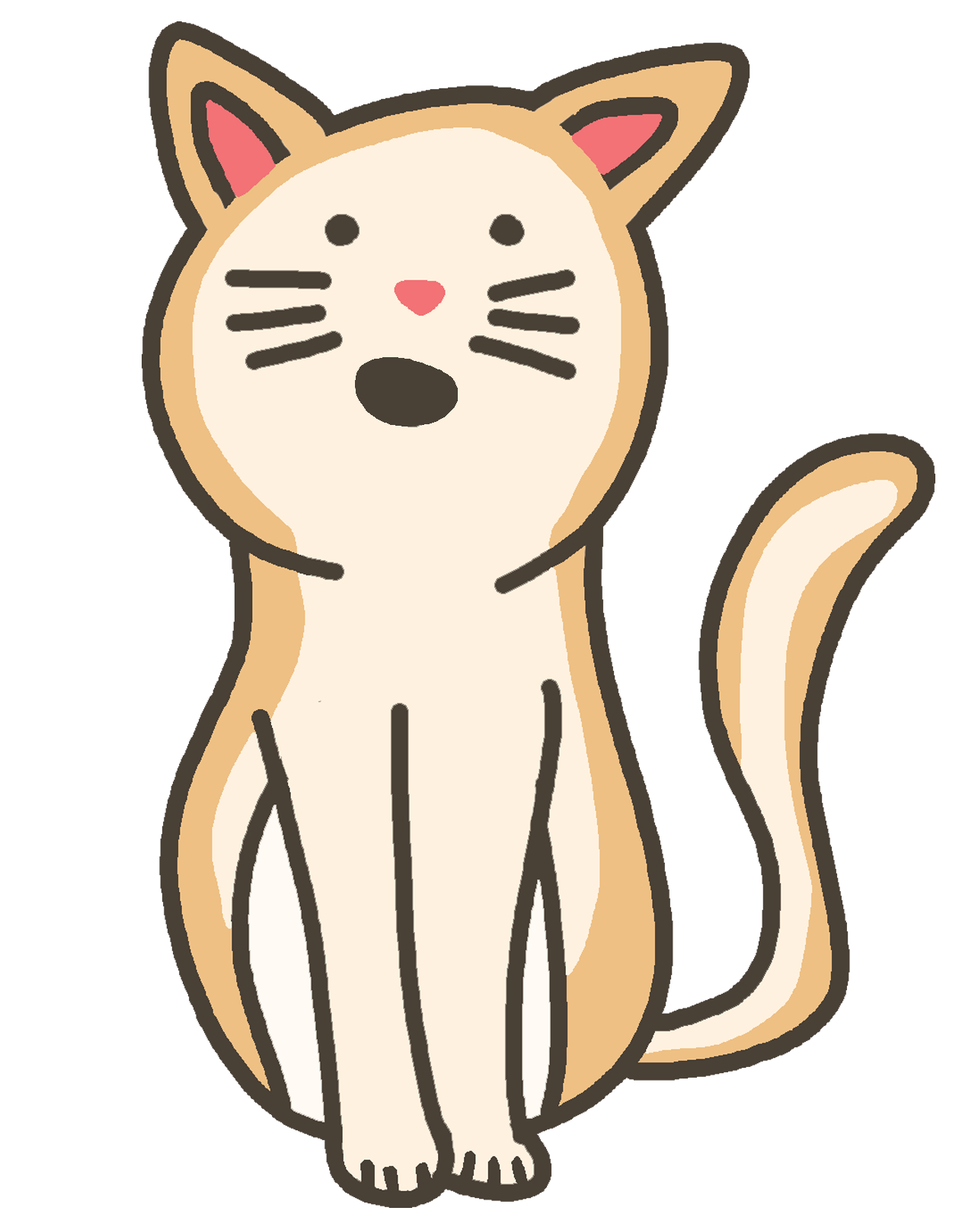
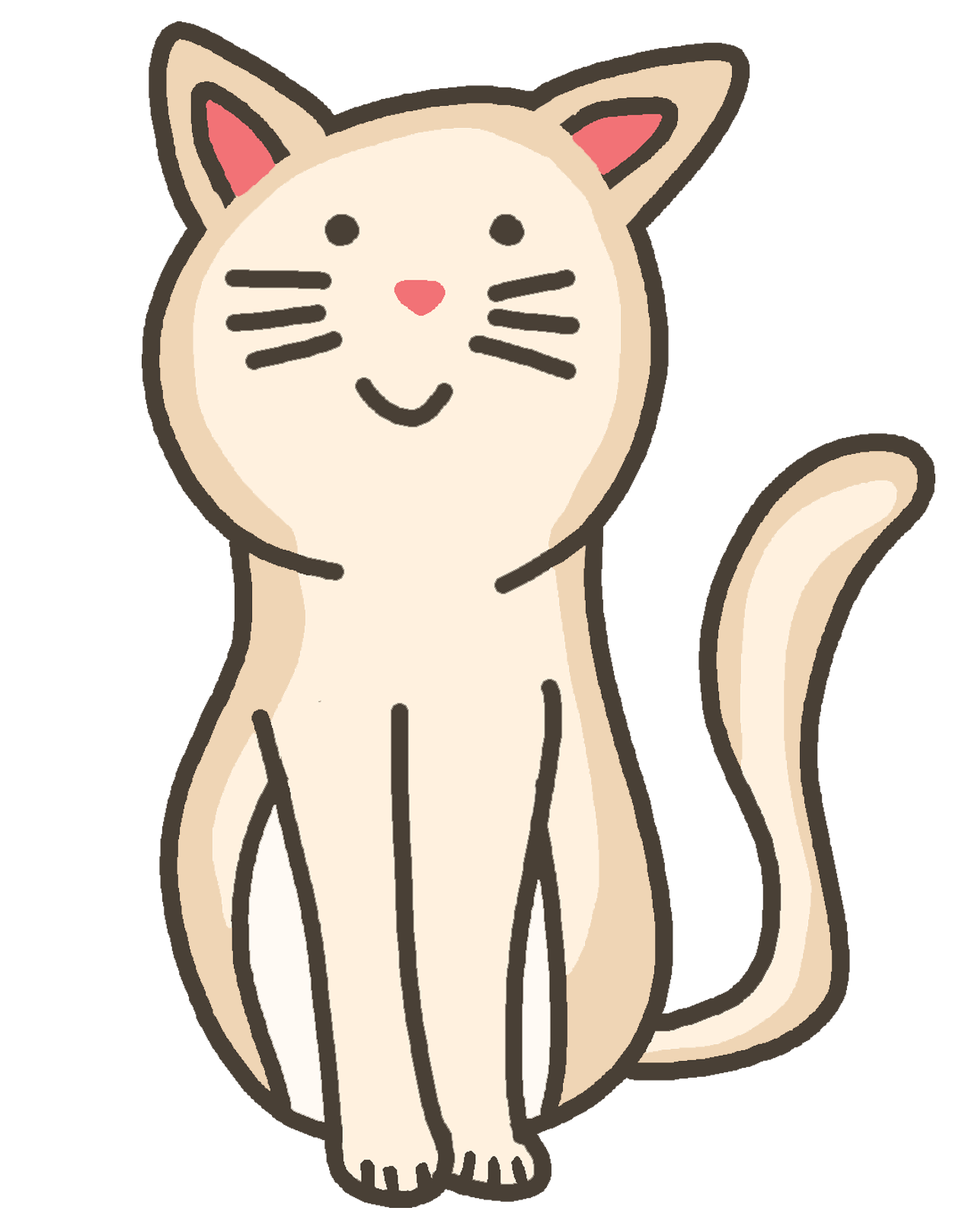
Layered file, before and after one edit (978 × 1230). Changes by layer:
hid "Layer 7" over [354, 357, 458, 427]
painted on "Layer 6" over [159, 38, 918, 1107]
